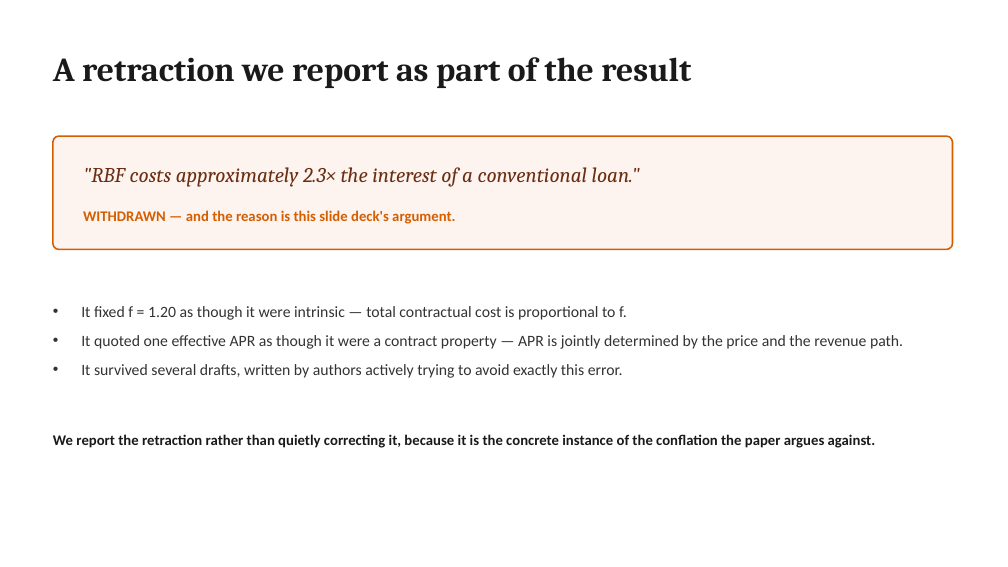
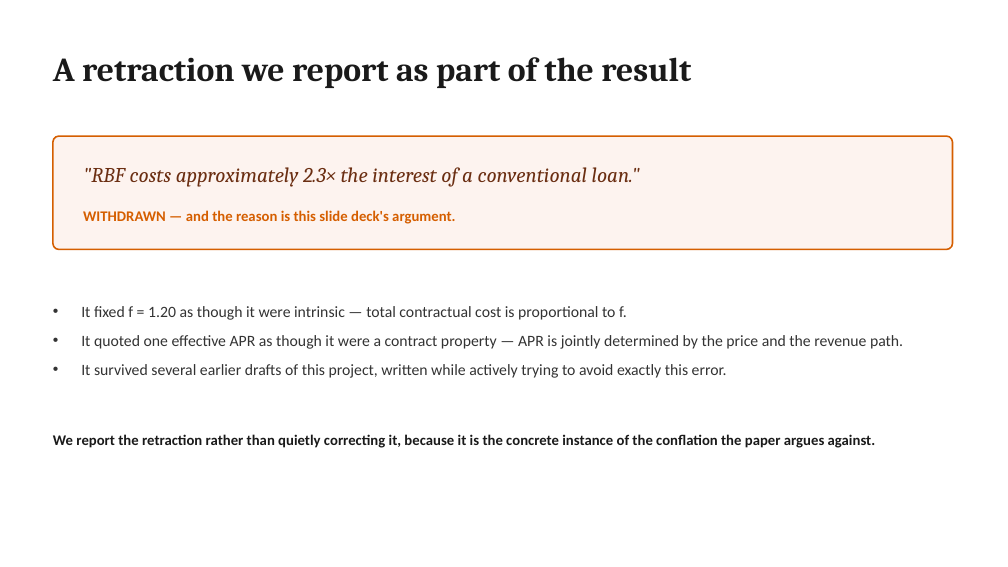
Before and after one commit to hoangle0919/sellerflow, a slide deck: slide 7 of research/publication/RBF_DECK.pptx. Drawn at 1008x567 pixels with LibreOffice and Linux fonts; fonts in the diff are those of the drawing. Boxes give left, top, right and bottom in pixels: in the first picture for what was removed or moved away, otherwise in the second. Text is boxed around its words. In the diff, an @@ line names an element or a change of style, - is before the commit and + after.

```diff
--- a/research/publication/RBF_DECK.pptx
+++ b/research/publication/RBF_DECK.pptx
@@ text at box(81, 364, 727, 378): text changed @@
-• It survived several drafts, written by authors actively trying to avoid exactly this error.
+• It survived several earlier drafts of this project, written while actively trying to avoid exactly this error.
```
Also in this commit, not shown: 6 other slides changed, 1 other file.
